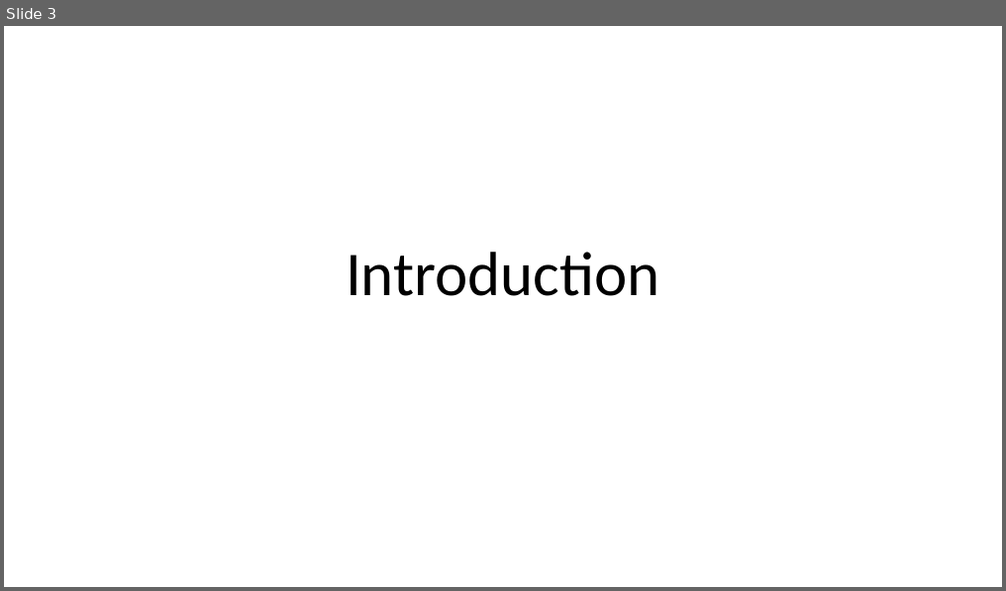
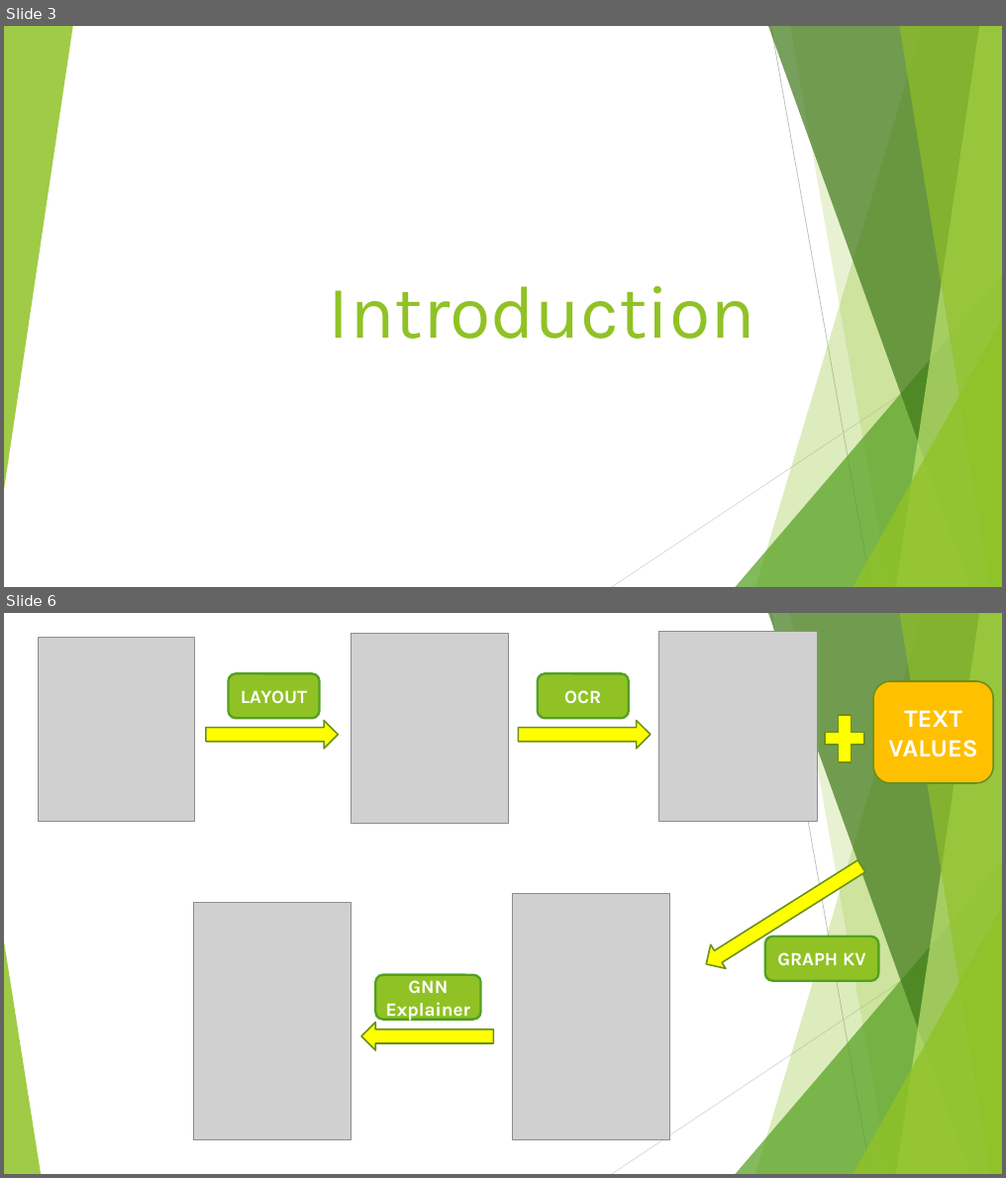
Before and after one commit to bql20000/Full_Flax, a slide deck: KV3 - Fullflax.pptx. Shown one above the other, each under a label of ours: slide 3 before the commit, slides 3 and 6 after it; the slides between them are not shown. The pictures are 1006x591 and 1006x1178 pixels, drawn with LibreOffice and Linux fonts; fonts in the diff are those of the drawing; grey boxes stand for pictures. Boxes give left, top, right and bottom in pixels: in the first picture for what was removed or moved away, otherwise in the second. Text is boxed around its words. In the diff, an @@ line names an element or a change of style, - is before the commit and + after.

```diff
--- a/KV3 - Fullflax.pptx
+++ b/KV3 - Fullflax.pptx
@@ slide 6 added at bbox=[4, 613, 1002, 1174], background #FFFFFF; not listed: 9 template elements that a slide beside it also shows @@
@@ picture added at bbox=[38, 637, 194, 821] @@
@@ picture added at bbox=[351, 634, 508, 824] @@
@@ picture added at bbox=[659, 632, 818, 822] @@
@@ rounded rectangle added at bbox=[229, 673, 320, 718], fill #90C226, outline #54A021 2.25 pt, 18 pt, text #FFFFFF, bold @@
+LAYOUT
@@ rounded rectangle added at bbox=[538, 673, 629, 718], fill #90C226, outline #54A021 2.25 pt, 18 pt, text #FFFFFF, bold @@
+OCR
@@ rounded rectangle added at bbox=[874, 681, 994, 783], fill #FFC000, outline #6B901C 1.5 pt, 24 pt, text #FFFFFF, bold @@
+TEXT VALUES
@@ right arrow added at bbox=[206, 720, 338, 749], fill #FFFF00, outline #6B901C 1.5 pt @@
@@ right arrow added at bbox=[519, 720, 650, 749], fill #FFFF00, outline #6B901C 1.5 pt @@
@@ plus sign added at bbox=[818, 707, 871, 771], fill #FFFF00, outline #6B901C 1.5 pt @@
@@ right arrow added at bbox=[699, 855, 869, 976], fill #FFFF00, outline #6B901C 1.5 pt @@
@@ picture added at bbox=[193, 903, 351, 1141] @@
@@ picture added at bbox=[512, 894, 670, 1141] @@
@@ rounded rectangle added at bbox=[765, 937, 878, 980], fill #90C226, outline #54A021 2.25 pt, 18 pt, text #FFFFFF, bold @@
+GRAPH KV
@@ triangle added at bbox=[4, 942, 41, 1174], fill #90C226 at 85% opacity @@
@@ rounded rectangle added at bbox=[375, 975, 481, 1020], fill #90C226, outline #54A021 2.25 pt, 18 pt, text #FFFFFF, bold @@
+GNN Explainer
@@ right arrow added at bbox=[361, 1023, 494, 1051], fill #FFFF00, outline #6B901C 1.5 pt @@
@@ slide 3 changed as well @@
@@ group added at bbox=[4, 26, 1002, 587]: 5 freeform shapes, 3 triangles, 2 lines @@
@@ title "Introduction": place and size @@
-title "Introduction" at bbox=[346, 252, 660, 296]
+title "Introduction" at bbox=[329, 286, 755, 339]
@@ title "Introduction" at bbox=[329, 286, 755, 339]: size 60 to 72 pt, font Calibri to Karla, text colour #000000 to #90C226; alignment centre to right; line spacing 0.9 to 1 @@
```
Also in this commit, not shown: 16 other slides changed, 5 other slides added.
